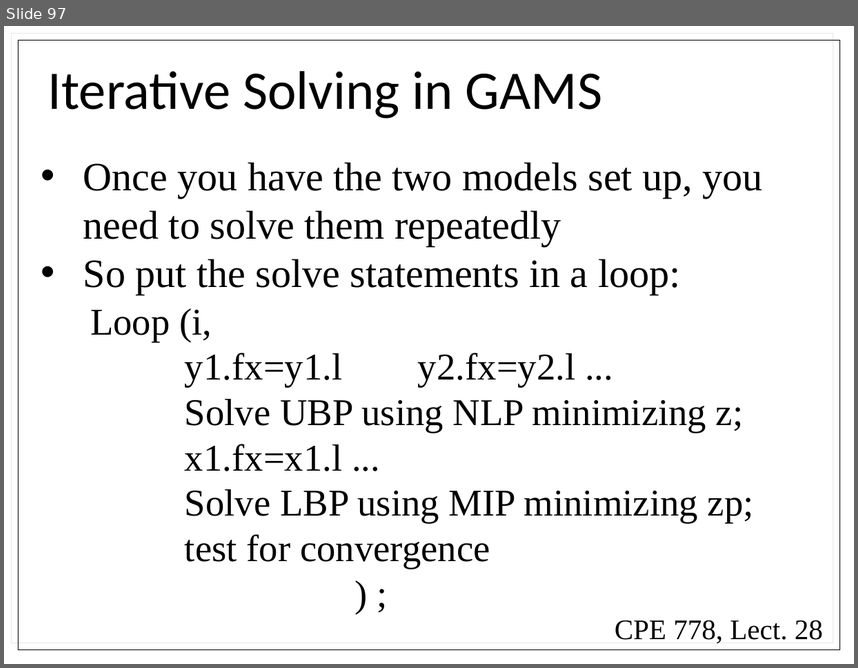
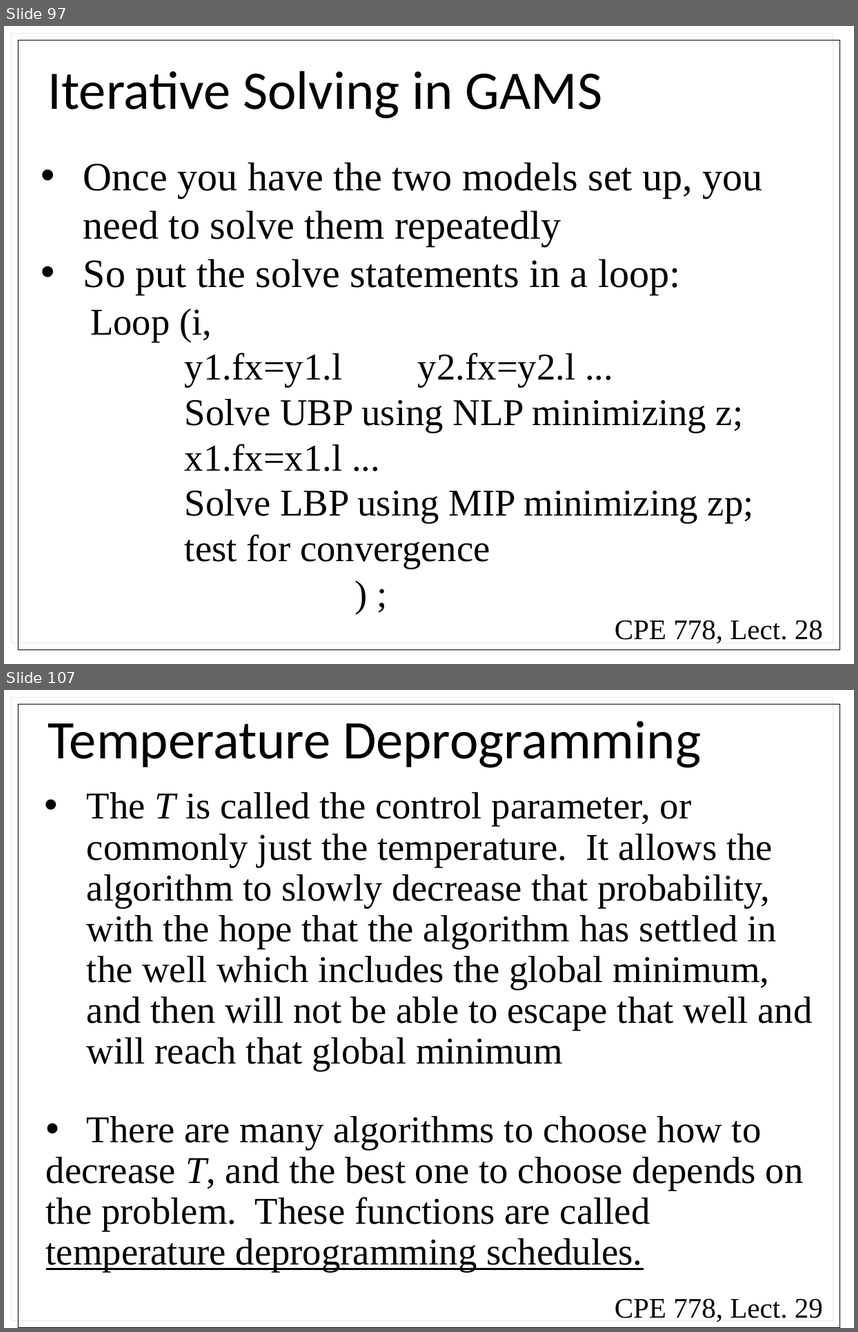
Before and after one commit to powersthegreat/CPE_778, a slide deck: exams/exam_2/Lectures/Combined Lectures.pptx. Shown one above the other, each under a label of ours: slide 97 before the commit, slides 97 and 107 after it; the slides between them are not shown. The pictures are 858x668 and 858x1332 pixels, drawn with LibreOffice and Linux fonts; fonts in the diff are those of the drawing. Boxes give left, top, right and bottom in pixels: in the first picture for what was removed or moved away, otherwise in the second. Text is boxed around its words. In the diff, an @@ line names an element or a change of style, - is before the commit and + after.

```diff
--- a/exams/exam_2/Lectures/Combined Lectures.pptx
+++ b/exams/exam_2/Lectures/Combined Lectures.pptx
@@ slide 107 added at [4,690,854,1328], background #FFFFFF @@
@@ rectangle added at [18,704,840,1328], outline #000000 0.75 pt @@
@@ title added at [48,721,701,768], 46 pt, text #000000 @@
+Temperature Deprogramming
@@ text added at [87,792,813,1071], 32 pt, text #000000 @@
+• The T is called the control parameter, or commonly just the temperature. It allows the algorithm to slowly decrease that probability, with the hope that the algorithm has settled in the well which includes the global minimum, and then will not be able to escape that well and will reach that global minimum
@@ text added at [46,1116,804,1272], 32 pt, text #000000 @@
+• There are many algorithms to choose how to decrease T, and the best one to choose depends on the problem. These functions are called temperature deprogramming schedules.
@@ text added at [615,1298,823,1321], 24 pt, text #000000 @@
+CPE 778, Lect. 29
```
Also in this commit, not shown: 29 other slides added, 3 other files.
